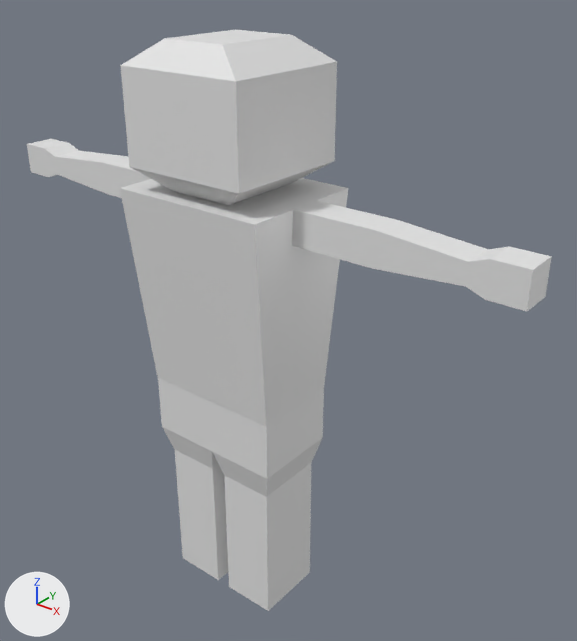
An edit to the Blender file Assets/Models/Player.blend, drawn before and after from the same camera.
Before and after are seen from a camera (50 mm lens) standing at (1.78, -1.93, 2.42) and looking at (0.12, 0.14, 1.14). Every picture has the same lights, and +X, +Y and +Z are marked at lower left.

In view in the first picture: 'Arm.L', 'Arm.L.001', 'Chest', 'Head', 'Leg.L', 'Leg.R'.
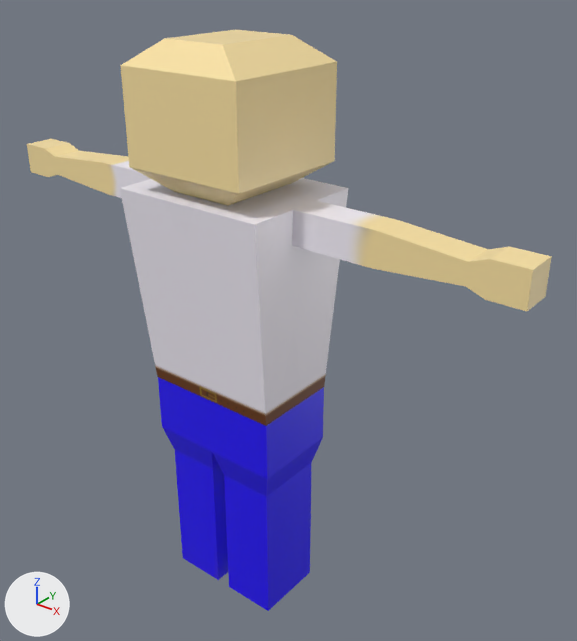
Location of each change, (x1, y1, x2, y2) in pixels of the pictures (577 x 641 px):
'Chest', recoloured, surface changed
    both: (120, 178, 348, 426)
'Head', recoloured, surface changed (grey to beige)
    both: (120, 30, 337, 206)
'Leg.L', recoloured, surface changed (grey to blue)
    both: (209, 387, 324, 611)
'Arm.L', recoloured, surface changed (grey to beige)
    both: (292, 201, 552, 311)
'Leg.R', recoloured (grey to blue)
    both: (158, 377, 228, 580)
'Arm.L.001', recoloured (grey to beige)
    both: (27, 139, 150, 198)

Diff of the bpy script that builds the scene:
```diff
--- a/Assets/Models/Player.blend.py
+++ b/Assets/Models/Player.blend.py
@@ img_player_albedo @@
+img_player_albedo = load_image('Player_albedo', '../Textures/Player_albedo.png', 1024, 1024, 'sRGB')
@@ mat_playermaterial @@
+mat_playermaterial = principled_material('PlayerMaterial')
+mat_playermaterial.texture = img_player_albedo
+mat_playermaterial.roughness = 0.4
@@ me_cube_003 @@
 me_cube_003.from_pydata(...)  # 32 vertices, 30 faces; spans x -0.27..0.0, y -0.166..0.166, z 0.0..0.9
+me_cube_003.materials.append(mat_playermaterial)  # picture img_player_albedo
@@ me_cube_004 @@
 me_cube_004.from_pydata(...)  # 32 vertices, 30 faces; spans x 0.0..0.27, y -0.166..0.166, z 0.0..0.9
 # used by ob_leg_l; location = (0.0, 0.0, 0.0)
+# me_cube_004 part 1: texture (UV) coordinates of 30 of 30 faces, centred in x 0.0..0.27, y -0.166..0.166, z 0.0..0.9, changed; they spanned u 0.12..0.88, v 0.0..1.0 and now span u 0.57..0.89, v 0.0..0.94
+me_cube_004.materials.append(mat_playermaterial)  # picture img_player_albedo
@@ me_cube_001 @@
 me_cube_001.from_pydata(...)  # 8 vertices, 6 faces; spans x -0.3..0.3, y -0.24..0.24, z 0.9..1.65
 # used by ob_chest; location = (0.0, 0.0, 0.0)
-me_cube_001.materials.append(mat_material_001)  # white #e7e7e7
+# me_cube_001 part 2: texture (UV) coordinates of 6 of 6 faces, centred in x -0.285..0.285, y -0.204..0.204, z 0.9..1.65, changed; they spanned u 0.12..0.88, v 0.0..1.0 and now span u 0.0..0.56, v 0.0..0.84
+me_cube_001.materials.append(mat_playermaterial)  # picture img_player_albedo
@@ me_cube_006 @@
 me_cube_006.from_pydata(...)  # 20 vertices, 18 faces; spans x -1.08..-0.295, y -0.06..0.06, z 1.53..1.65
+me_cube_006.materials.append(mat_playermaterial)  # picture img_player_albedo
@@ me_cube_002 @@
 me_cube_002.from_pydata(...)  # 162 vertices, 154 faces; spans x -0.24..0.24, y -0.24..0.24, z 1.652..2.132
 # used by ob_head; location = (0.0, 0.0, 0.0)
+# me_cube_002 part 3: texture (UV) coordinates of 154 of 154 faces, centred in x -0.24..0.24, y -0.24..0.24, z 1.652..2.132, changed; they spanned u 0.19..0.81, v 0.0..1.0 and now span u 0.18..0.82, v 0.55..0.92
+me_cube_002.materials.append(mat_playermaterial)  # picture img_player_albedo
@@ me_cube_005 @@
 me_cube_005.from_pydata(...)  # 20 vertices, 18 faces; spans x 0.295..1.08, y -0.06..0.06, z 1.53..1.65
 # used by ob_arm_l; location = (0.0, 0.0, 0.0)
+# me_cube_005 part 4: texture (UV) coordinates of 18 of 18 faces, centred in x 0.297..1.08, y -0.06..0.06, z 1.53..1.65, changed; they spanned u 0.12..0.88, v 0.0..1.0 and now span u 0.11..1.0, v 0.0..0.93
+me_cube_005.materials.append(mat_playermaterial)  # picture img_player_albedo
```
